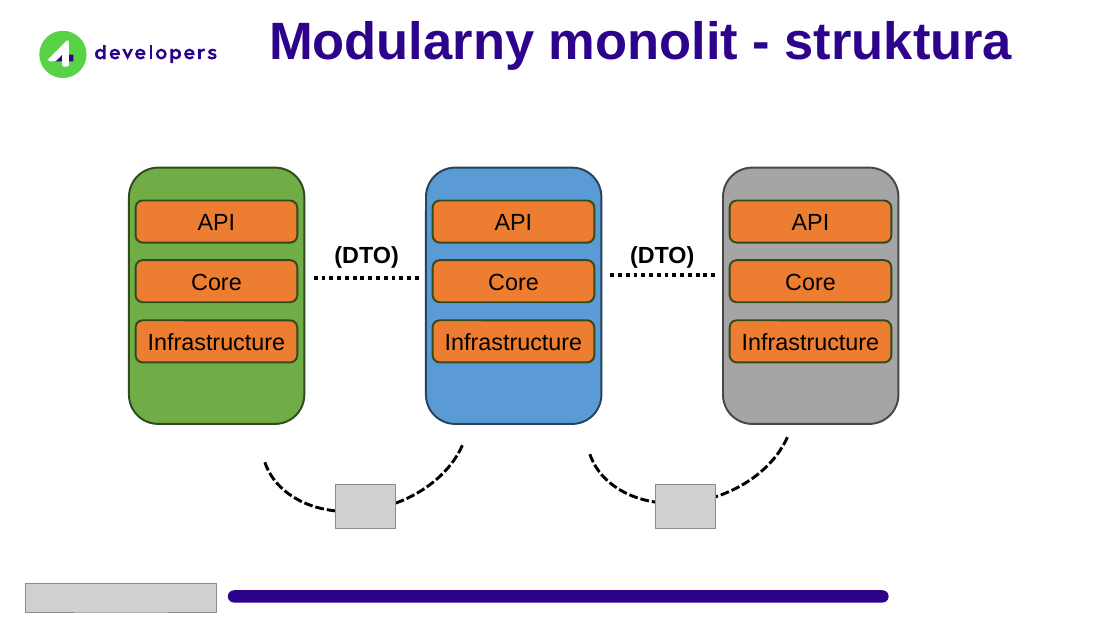
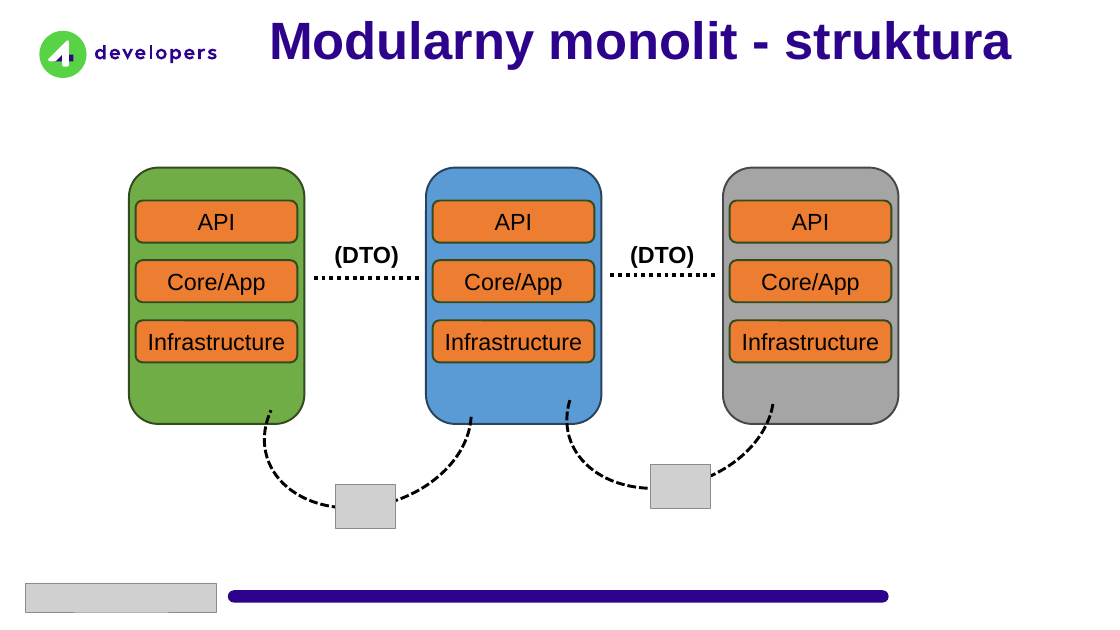
Before and after one commit to kamil-wysocki/4dev2024, a slide deck: slide 6 of 4Developers 2024.pptx. Drawn at 1120x630 pixels with LibreOffice and Linux fonts; fonts in the diff are those of the drawing; grey boxes stand for pictures; background and template pictures are left out. Boxes give left, top, right and bottom in pixels: in the first picture for what was removed or moved away, otherwise in the second. Text is boxed around its words. In the diff, an @@ line names an element or a change of style, - is before the commit and + after.

```diff
--- a/4Developers 2024.pptx
+++ b/4Developers 2024.pptx
@@ text in rounded rectangle at (167,273,266,295): text changed @@
-Core
+Core/App
@@ text in rounded rectangle at (464,273,563,295): text changed @@
-Core
+Core/App
@@ text in rounded rectangle at (761,273,860,295): text changed @@
-Core
+Core/App
@@ arc (boxed as its full ellipse): place and size @@
-arc (boxed as its full ellipse) at (241,324,489,536)
+arc (boxed as its full ellipse) at (244,320,492,532)
@@ arc (boxed as its full ellipse) at (244,320,492,532): proportions changed @@
@@ arc (boxed as its full ellipse) at (547,301,794,513): proportions changed @@
@@ arc (boxed as its full ellipse): place and size @@
-arc (boxed as its full ellipse) at (566,316,814,528)
+arc (boxed as its full ellipse) at (547,301,794,513)
@@ picture: place and size @@
-picture at (655,484,715,528)
+picture at (650,465,710,508)
```
Also in this commit, not shown: 6 other slides changed, 1 slide added, 1 slide removed.
